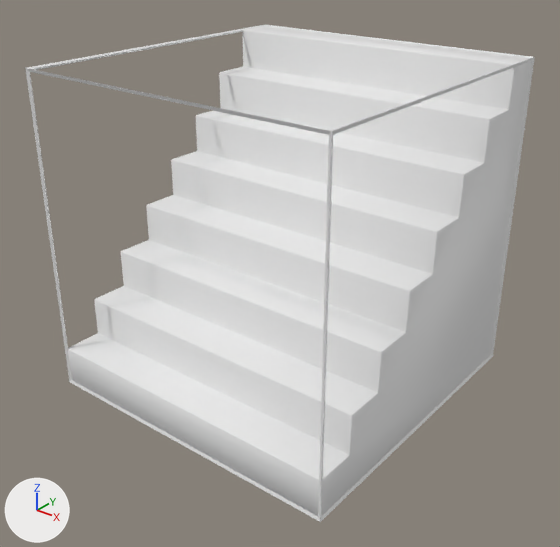
What one commit did to the Blender file Assets/Art/3dModels/0.blend.
The view is the same before and after, from a 50 mm camera at (2.17, -2.77, 2.27) aimed at (0.03, -0.1, 0.61). Arrows for +X, +Y and +Z are at lower left; the lights stay in place. The first picture is the older version.

The scene before the commit, as lines of its bpy script (objects in view):
```python
me_cube_001 = bpy.data.meshes.new('Cube.001')
me_cube_001.from_pydata(...)  # 108 vertices, 140 faces; spans x -0.8..0.8, y -0.8..0.8, z -0.8..0.8
me_cube_001.polygons.foreach_set('use_smooth', [True] * 140)
me_cube_002 = bpy.data.meshes.new('Cube.002')
me_cube_002.from_pydata(...)  # a box spanning x -0.8..0.8, y -0.8..0.8, z -0.8..0.8
me_cylinder = bpy.data.meshes.new('Cylinder')
me_cylinder.from_pydata(...)  # 455 vertices, 469 faces; spans x -0.64..0.64, y -0.79..0.64, z 0.0..1.6
# faces by material slot: [460, 6, 3]
me_cylinder.materials.append(mat_material_1)  # green #b8e76f
me_cylinder.materials.append(mat_material_2)  # cyan #6fe7e7
me_cylinder.materials.append(mat_material_3)  # purple #b86fe7
ob_cube = bpy.data.objects.new('Cube', me_cube_002)
ob_cube.location = (0.0, 0.0, 0.8)
_m = ob_cube.modifiers.new('Wireframe', 'WIREFRAME')
ob_enemy = bpy.data.objects.new('Enemy', me_cylinder)
ob_enemy.location = (0.0, 0.0, 0.0)
ob_enemy.hide_set(True)
ob_stairs = bpy.data.objects.new('Stairs', me_cube_001)
ob_stairs.location = (0.0, 0.0, 0.8)
```
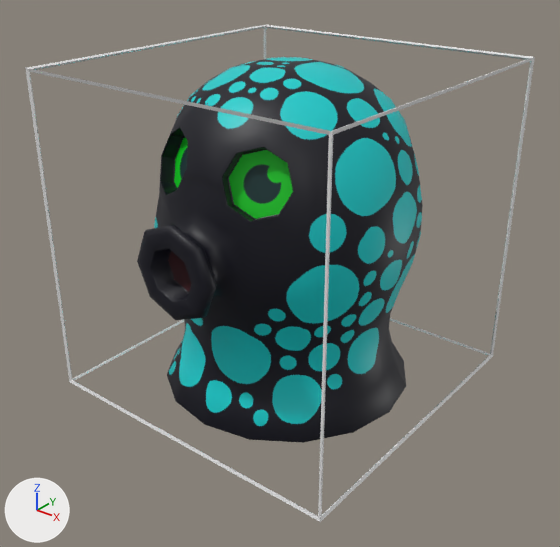
Pixel boxes (x1, y1, x2, y2) of what changed, in the pictures (560 x 547 px):
'Stairs', hidden: before (68, 26, 532, 516)
'Enemy', shown: after (137, 57, 423, 443)
part 1 of me_cylinder, recoloured: after (137, 57, 423, 443)
part 2 of me_cylinder, recoloured: after (174, 137, 293, 219)
part 3 of me_cylinder, recoloured: after (168, 251, 192, 292)

Edits to the bpy script that builds the scene:
```text
Add img_enemy_disparar_png:
    img_enemy_disparar_png = load_image('Enemy_Disparar.png', '../Sprites/Enemy_Disparar.png', 1024, 1024, 'sRGB')
Add mat_enemy:
    mat_enemy = principled_material('Enemy')
    mat_enemy.texture = img_enemy_disparar_png
Change me_cylinder:
    where me_cylinder.from_pydata(...)  # 455 vertices, 469 faces; spans x -0.64..0.64, y -0.79..0.64, z 0.0..1.6
    used by ob_enemy; location = (0.0, 0.0, 0.0)
    me_cylinder part 1: all 460 faces that had it switch from mat_material_1 (green #b8e76f) to mat_enemy (picture img_enemy_disparar_png)
    me_cylinder part 2: all 6 faces that had it switch from mat_material_2 (cyan #6fe7e7) to mat_enemy (picture img_enemy_disparar_png)
    me_cylinder part 3: all 3 faces that had it switch from mat_material_3 (purple #b86fe7) to mat_enemy (picture img_enemy_disparar_png)
Change ob_enemy:
    remove ob_enemy.hide_set(True)
Change ob_stairs:
    add ob_stairs.hide_set(True)
```
